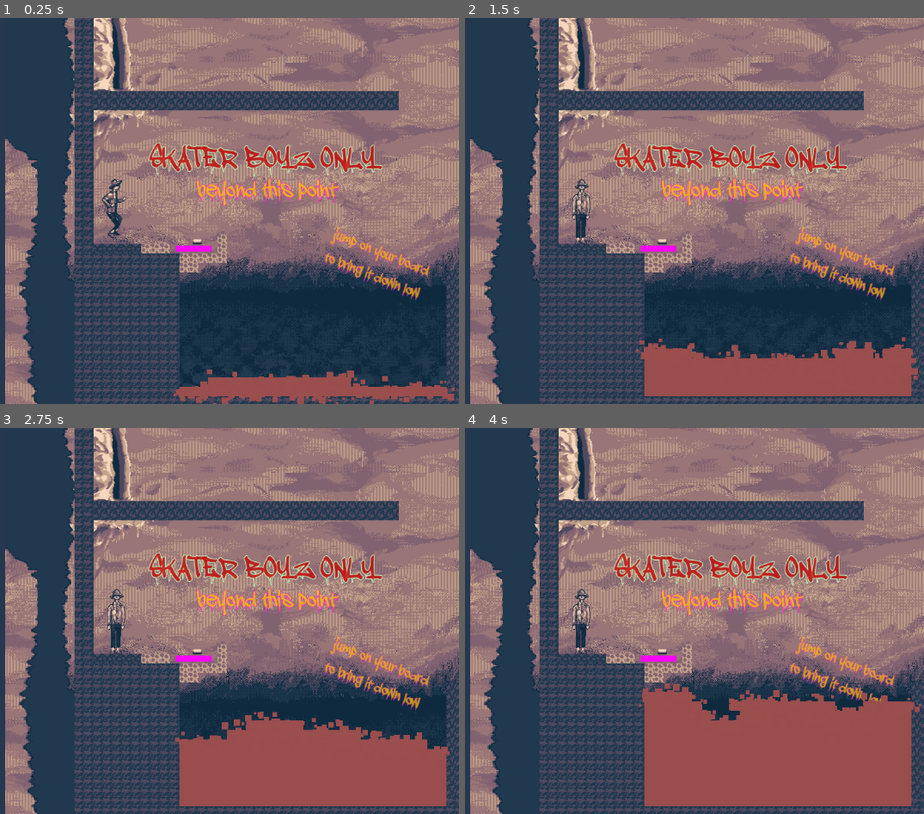
Above: before the commit, frames 1-4 (two rows, left to right).
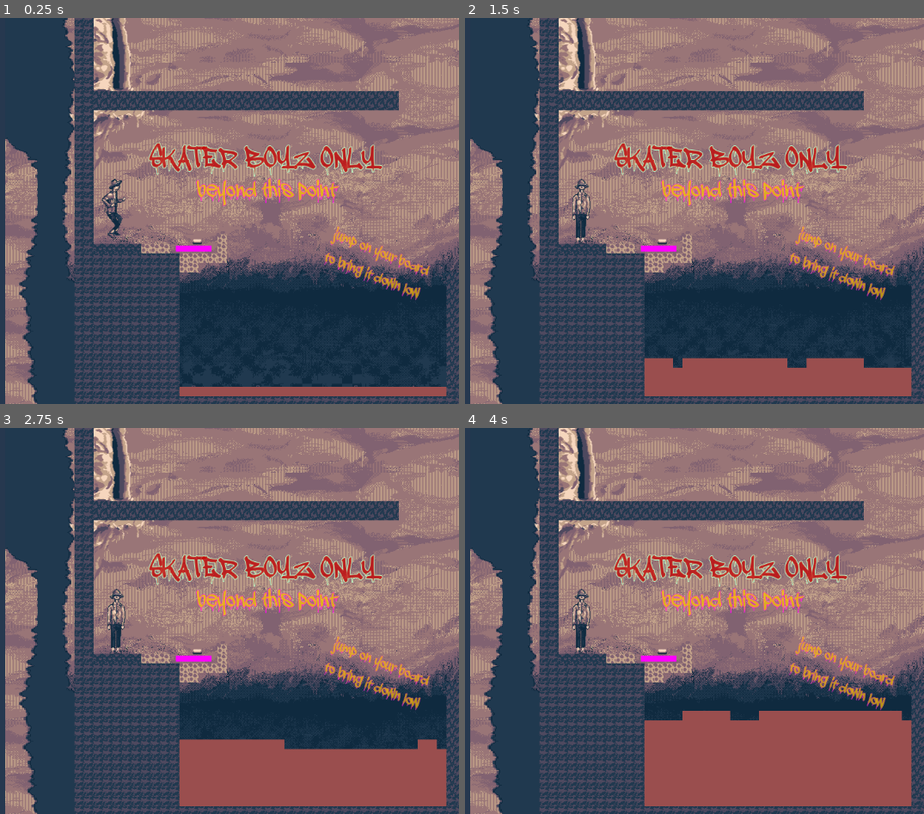
Above: after the commit, the same moments.

Repository: hellomynameisren/ludumdare
Game: Godot game, scene res://liquid/complete_levels/04_skate.tscn
The game is run twice, just before and just after one commit, with the same random seed, the same clock (stepped at 60 frames per second) and the same inputs.
Inputs:
- Up to frame 1 (0.25 s): no input
- Up to frame 2 (1.5 s): no input
- Up to frame 3 (2.75 s): no input
- Up to frame 4 (4 s): no input

The runs differ from the first frame. In frame 1, 1.5% of the frame differs, in the area x 37-100%, y 91-100%; in frame 2, 1.6%; in frame 3, 2.4%, in the area x 38-98%, y 73-85%; in frame 4, 2.4%.

Commit message:
lava map skate

Diff:
--- a/liquid/complete_levels/04_skate.tscn
+++ b/liquid/complete_levels/04_skate.tscn
@@ -11,7 +11,7 @@
 [ext_resource type="Texture2D" uid="uid://bdr68vqigmwy1" path="res://assets/button.png" id="7_es8tu"]
 [ext_resource type="PackedScene" uid="uid://dl6kg2akg0w0m" path="res://liquid/destroy_area.tscn" id="8_yl36n"]
 [ext_resource type="PackedScene" uid="uid://8horxcuwc5ur" path="res://liquid/ceiling_hazard.tscn" id="9_t67rl"]
-[ext_resource type="PackedScene" uid="uid://df0tq61dwlnry" path="res://liquid/lava_spawner.tscn" id="10_r1f1s"]
+[ext_resource type="PackedScene" uid="uid://dnh6dxueg7wdc" path="res://liquid/lava_map.tscn" id="12_720ow"]
 
 [sub_resource type="Gradient" id="Gradient_i8xcg"]
 offsets = PackedFloat32Array(0)
@@ -181,9 +181,7 @@
 [node name="Player" parent="." instance=ExtResource("3_8fw3f")]
 position = Vector2(-412, 548)
 
-[node name="LavaSpawner" parent="." instance=ExtResource("10_r1f1s")]
-position = Vector2(-1, -1)
-number_to_spawn = 15
+[node name="LavaMap" parent="." instance=ExtResource("12_720ow")]
 
 [connection signal="body_entered" from="FloorSwitch" to="FloorSwitch" method="_on_body_entered" flags=18]
 [connection signal="body_entered" from="FloorSwitch2" to="FloorSwitch2" method="_on_body_entered" flags=18]
Not shown: 1 places in liquid/complete_levels/03_crawlers.tscn that only renumber resources
Not shown: 1 places in liquid/lava_map_tileset.tres that only renumber resources
